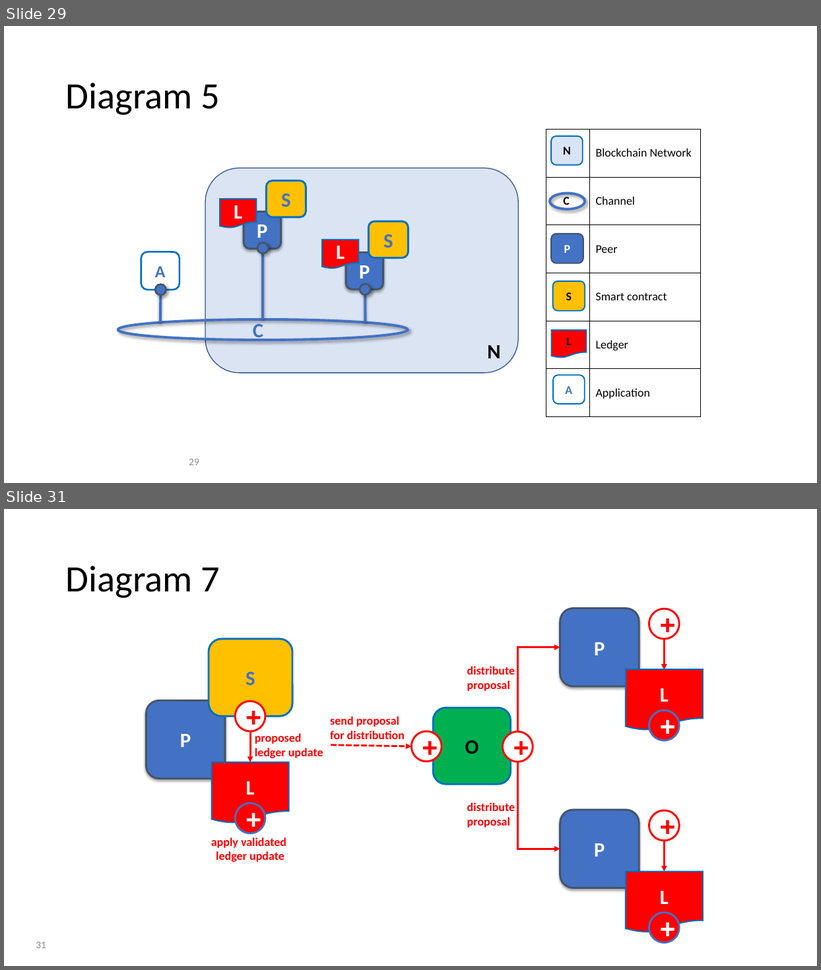
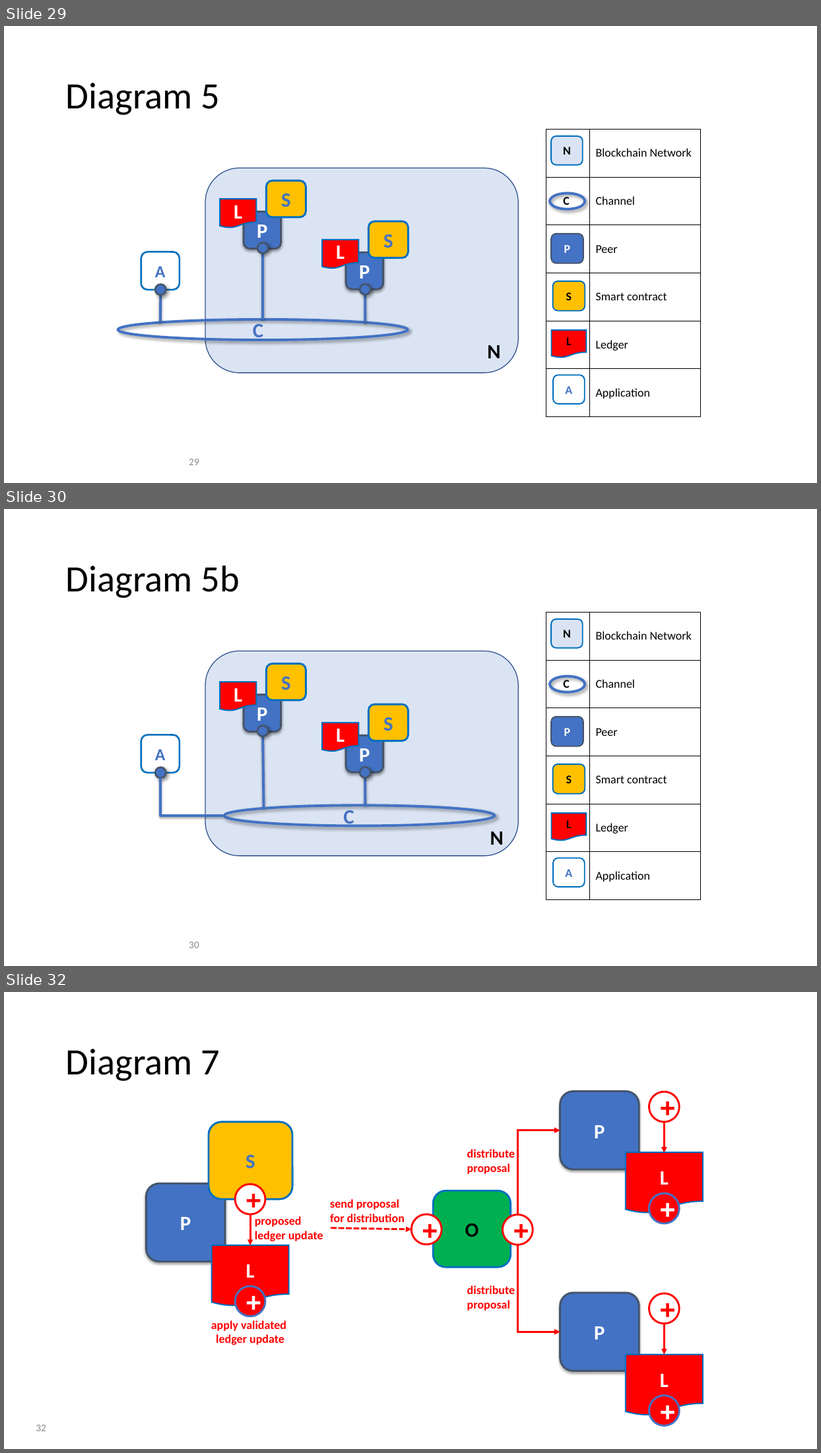
Before and after one commit to FabricTOC/FabricTOC, a slide deck: docs/OtherSourceMaterial/Diagrams.pptx. Shown one above the other, each under a label of ours: slides 29 and 31 before the commit, slides 29, 30 and 32 after it; the slides between them are not shown. The pictures are 821x970 and 821x1453 pixels, drawn with LibreOffice and Linux fonts; fonts in the diff are those of the drawing. Boxes give left, top, right and bottom in pixels: in the first picture for what was removed or moved away, otherwise in the second. Text is boxed around its words. In the diff, an @@ line names an element or a change of style, - is before the commit and + after.

Commit message:
Peer updates

```diff
--- a/docs/OtherSourceMaterial/Diagrams.pptx
+++ b/docs/OtherSourceMaterial/Diagrams.pptx
@@ slide 30 added at box(4, 509, 817, 966), background #FFFFFF @@
@@ title added at box(66, 565, 240, 598), 44 pt, text #000000 @@
+Diagram 5b
@@ table added at box(547, 612, 700, 900), 6 rows, 2 columns @@
+ | Blockchain Network
+C | Channel
+ | Peer
+ | Smart contract
+ | Ledger
+ | Application
@@ rounded rectangle added at box(551, 619, 582, 648), fill #DAE3F3, outline #0070C0 1.5 pt, 14 pt, text #000000, bold @@
+N
@@ rounded rectangle added at box(205, 651, 518, 856), fill #DBE4F3, outline #325491 1 pt @@
@@ rounded rectangle added at box(266, 664, 306, 700), fill #FFC000, outline #0070C0 2.25 pt, 24 pt, text #4372C4, bold @@
+S
@@ flow chart document added at box(220, 682, 257, 711), fill #FF0000, outline #0070C0 1.5 pt, 24 pt, text #FFFFFF, bold @@
+L
@@ ellipse added at box(550, 676, 585, 692), outline #4372C4 3 pt @@
@@ rounded rectangle added at box(244, 695, 281, 732), fill #4372C4, outline #44546A 2.25 pt, 24 pt, text #FFFFFF, bold @@
+P
@@ rounded rectangle added at box(369, 704, 409, 741), fill #FFC000, outline #0070C0 2.25 pt, 24 pt, text #4372C4, bold @@
+S
@@ ellipse added at box(257, 726, 269, 737), fill #4472C4, outline #44546A 2 pt @@
@@ flow chart document added at box(322, 722, 359, 751), fill #FF0000, outline #0070C0 1.5 pt, 24 pt, text #FFFFFF, bold @@
+L
@@ rounded rectangle added at box(551, 717, 583, 747), fill #4472C4, outline #44546A 1.5 pt, 14 pt, text #FFFFFF, bold @@
+P
@@ rounded rectangle added at box(141, 735, 180, 773), fill #FFFFFF, outline #0070C0 2 pt, 20 pt, text #4372C4, bold @@
+A
@@ line added from (263, 737) to (264, 809), #4472C4 3 pt @@
@@ rounded rectangle added at box(346, 735, 384, 772), fill #4372C4, outline #44546A 2.25 pt, 24 pt, text #FFFFFF, bold @@
+P
@@ rounded rectangle added at box(553, 764, 585, 795), fill #FFC000, outline #0070C0 1.5 pt, 14 pt, text #000000, bold @@
+S
@@ ellipse added at box(155, 768, 166, 779), fill #4472C4, outline #44546A 2 pt @@
@@ elbow line added from (161, 779) to (224, 816), #4472C4 3 pt @@
@@ ellipse added at box(360, 767, 370, 778), fill #4472C4, outline #44546A 2 pt @@
@@ line added from (365, 778) to (365, 805), #4472C4 3 pt @@
@@ ellipse added at box(224, 805, 495, 826), outline #4372C4 3 pt @@
@@ text added at box(343, 811, 354, 827), 24 pt, text #4472C4, bold @@
+C
@@ flow chart document added at box(552, 813, 587, 841), fill #FF0000, outline #0070C0 1.5 pt, 14 pt, text #000000, bold @@
+L
@@ text added at box(490, 832, 504, 851), 24 pt, text #000000, bold @@
+N
@@ rounded rectangle added at box(554, 859, 585, 887), fill #FFFFFF, outline #0070C0 1.5 pt, 14 pt, text #4372C4, bold @@
+A
@@ page number added at box(189, 942, 199, 949), 12 pt, text #8C8C8C @@
+30
@@ what was slide 31 is now slide 32 @@
@@ page number at box(36, 1425, 46, 1432): text changed @@
-31
+32
```
Also in this commit, not shown: 1 slide changed, 4 other files.
